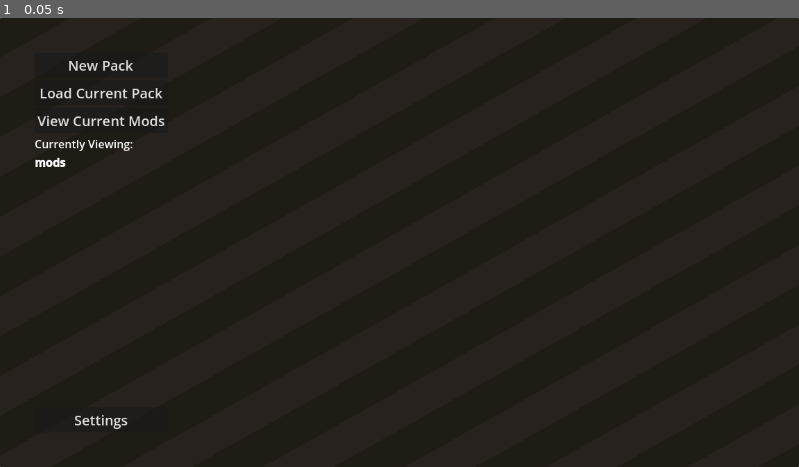
Above: before the commit, frame 1.
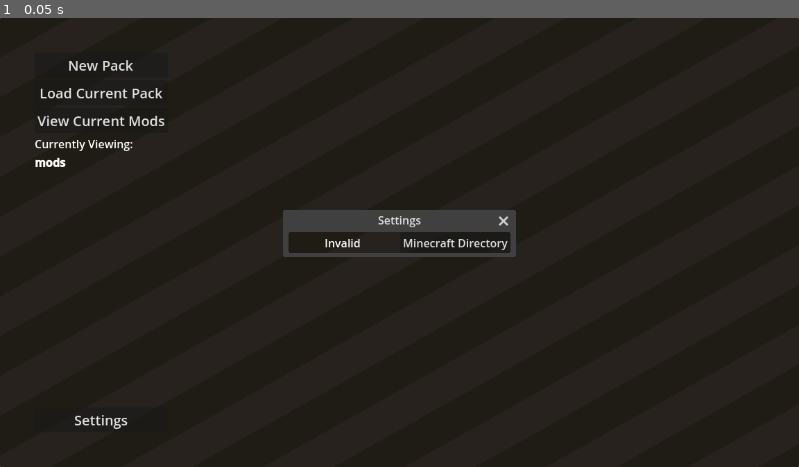
Above: after the commit, the same moment.

Repository: Shuflduf/minecraft-profile-handler
Game: Godot game, scene res://main.tscn
Two runs of this game, one before a commit and one after it. Both use one fixed random seed, a clock stepped at 60 frames per second and the inputs below.
Inputs:
- Up to frame 1 (0.05 s): no input

The runs differ from the first frame. In frame 1, 1.9% of the frame differs, in the area x 35-65%, y 42-54%.

Commit message:
theme all windows

Diff:
--- a/add_mods.gd
+++ b/add_mods.gd
@@ -27,17 +27,18 @@
 
 func _on_link_button_pressed() -> void:
 	var url: String = %LinkLineEdit.text
+	%LinkLineEdit.text = ""
 	if url.is_empty():
 		%LinkStatus.text = "Empty URL"
 		return
-	#elif !url.is_valid_filename():
-		#%LinkStatus.text = "Invalid URL"
-		#return
 	%LinkStatus.text = "Downloading..."
-	%HTTPRequest.request(%LinkLineEdit.text)
+	%HTTPRequest.request(url)
 	%HTTPRequest.download_file = get_parent().get_mods_path().strip_edges() + "/" + url.get_file()
 
 
-func _on_http_request_request_completed(_r, _r_code, _h, _b) -> void:
-	get_parent().pressed.emit.call_deferred()
-	%LinkStatus.text = "Download Finished"
+func _on_http_request_request_completed(_r, r_code, _h, _b) -> void:
+	if r_code == 200:
+		get_parent().pressed.emit()
+		%LinkStatus.text = "Download Finished"
+	else:
+		%LinkStatus.text = "Error: " + str(r_code)
--- a/main.tscn
+++ b/main.tscn
@@ -1,13 +1,73 @@
-[gd_scene load_steps=7 format=3 uid="uid://ogdojg6qm65c"]
+[gd_scene load_steps=10 format=3 uid="uid://ogdojg6qm65c"]
 
 [ext_resource type="Script" path="res://main.gd" id="1_qbov0"]
 [ext_resource type="Script" path="res://new_pack_dialog.gd" id="2_3vvqh"]
 [ext_resource type="PackedScene" uid="uid://c0drd5npyrnoi" path="res://profile_button.tscn" id="2_t7p04"]
 [ext_resource type="Script" path="res://settings.gd" id="4_8gqfh"]
-[ext_resource type="Shader" path="res://wave_full.gdshader" id="5_it2wd"]
+
+[sub_resource type="Shader" id="Shader_lv28n"]
+code = "shader_type canvas_item;
+
+uniform vec4 color_gap: source_color = vec4(0.25);
+uniform vec4 color_stripe: source_color = vec4(1.0, 0.75, 0.0, 1.0);
+uniform float divisions = 16.0; // increase for more stripe density
+uniform float stripe_bias = 2.0; // 1.0 means no stripes; 2.0 means stripes and gaps are equal size
+uniform float speed = 0.03;
+uniform float angle = 0.7854; // in radians
+
+
+void fragment() {
+    float w = cos(angle) * UV.x + sin(angle) * UV.y - speed * TIME;
+    if (floor(mod(w * divisions, stripe_bias)) < 0.0001) {
+        COLOR = color_gap;
+    } else {
+        COLOR = color_stripe;
+	}
+}"
+
+[sub_resource type="ShaderMaterial" id="ShaderMaterial_jsgj4"]
+resource_local_to_scene = true
+shader = SubResource("Shader_lv28n")
+shader_parameter/color_gap = Color(0.16, 0.11776, 0.0544, 1)
+shader_parameter/color_stripe = Color(0.23, 0.185533, 0.138, 1)
+shader_parameter/divisions = 2.945
+shader_parameter/stripe_bias = 2.0
+shader_parameter/speed = 0.03
+shader_parameter/angle = 0.43
+
+[sub_resource type="Shader" id="Shader_gxswx"]
+code = "shader_type canvas_item;
+
+uniform vec4 color_gap: source_color = vec4(0.25);
+uniform vec4 color_stripe: source_color = vec4(1.0, 0.75, 0.0, 1.0);
+uniform float divisions = 16.0; // increase for more stripe density
+uniform float stripe_bias = 2.0; // 1.0 means no stripes; 2.0 means stripes and gaps are equal size
+uniform float speed = 0.03;
+uniform float angle = 0.7854; // in radians
+
+
+void fragment() {
+    float w = cos(angle) * UV.x + sin(angle) * UV.y - speed * TIME;
+    if (floor(mod(w * divisions, stripe_bias)) < 0.0001) {
+        COLOR = color_gap;
+    } else {
+        COLOR = color_stripe;
+	}
+}"
+
+[sub_resource type="ShaderMaterial" id="ShaderMaterial_u36n0"]
+resource_local_to_scene = true
+shader = SubResource("Shader_gxswx")
+shader_parameter/color_gap = Color(0.16, 0.11776, 0.0544, 1)
+shader_parameter/color_stripe = Color(0.23, 0.185533, 0.138, 1)
+shader_parameter/divisions = 2.81
+shader_parameter/stripe_bias = 2.0
+shader_parameter/speed = 0.06
+shader_parameter/angle = 0.195
 
 [sub_resource type="ShaderMaterial" id="ShaderMaterial_b8iah"]
-shader = ExtResource("5_it2wd")
+resource_local_to_scene = true
+shader = SubResource("Shader_lv28n")
 shader_parameter/color_gap = Color(0.16, 0.11776, 0.0544, 1)
 shader_parameter/color_stripe = Color(0.23, 0.185533, 0.138, 1)
 shader_parameter/divisions = 16.0
@@ -110,7 +170,7 @@
 [node name="NewPackDialog" type="Window" parent="."]
 title = "New Pack"
 initial_position = 1
-size = Vector2i(295, 100)
+size = Vector2i(340, 80)
 visible = false
 unresizable = true
 force_native = true
@@ -122,7 +182,7 @@
 anchor_bottom = 1.0
 grow_horizontal = 2
 grow_vertical = 2
-theme_override_constants/separation = 25
+theme_override_constants/separation = 5
 alignment = 1
 
 [node name="Name" type="HBoxContainer" parent="NewPackDialog/VBoxContainer"]
@@ -153,12 +213,30 @@
 layout_mode = 2
 size_flags_horizontal = 3
 text = "Cancel"
+
+[node name="Stripes" type="Panel" parent="NewPackDialog"]
+z_index = -100
+material = SubResource("ShaderMaterial_jsgj4")
+anchors_preset = 15
+anchor_right = 1.0
+anchor_bottom = 1.0
+grow_horizontal = 2
+grow_vertical = 2
+mouse_filter = 2
+
+[node name="Darken" type="Panel" parent="NewPackDialog"]
+z_index = -100
+anchors_preset = 15
+anchor_right = 1.0
+anchor_bottom = 1.0
+grow_horizontal = 2
+grow_vertical = 2
+mouse_filter = 2
 
 [node name="Settings" type="Window" parent="."]
 title = "Settings"
 initial_position = 1
 size = Vector2i(320, 30)
-visible = false
 unresizable = true
 force_native = true
 script = ExtResource("4_8gqfh")
@@ -192,6 +270,25 @@
 access = 2
 show_hidden_files = true
 use_native_dialog = true
+
+[node name="Stripes" type="Panel" parent="Settings"]
+z_index = -100
+material = SubResource("ShaderMaterial_u36n0")
+anchors_preset = 15
+anchor_right = 1.0
+anchor_bottom = 1.0
+grow_horizontal = 2
+grow_vertical = 2
+mouse_filter = 2
+
+[node name="Darken" type="Panel" parent="Settings"]
+z_index = -100
+anchors_preset = 15
+anchor_right = 1.0
+anchor_bottom = 1.0
+grow_horizontal = 2
+grow_vertical = 2
+mouse_filter = 2
 
 [node name="Stripes" type="Panel" parent="."]
 z_index = -100
--- a/profile_button.tscn
+++ b/profile_button.tscn
@@ -9,6 +9,36 @@
 expand_margin_top = 5.0
 expand_margin_right = 5.0
 expand_margin_bottom = 5.0
+
+[sub_resource type="Shader" id="Shader_lv28n"]
+code = "shader_type canvas_item;
+
+uniform vec4 color_gap: source_color = vec4(0.25);
+uniform vec4 color_stripe: source_color = vec4(1.0, 0.75, 0.0, 1.0);
+uniform float divisions = 16.0; // increase for more stripe density
+uniform float stripe_bias = 2.0; // 1.0 means no stripes; 2.0 means stripes and gaps are equal size
+uniform float speed = 0.03;
+uniform float angle = 0.7854; // in radians
+
+
+void fragment() {
+    float w = cos(angle) * UV.x + sin(angle) * UV.y - speed * TIME;
+    if (floor(mod(w * divisions, stripe_bias)) < 0.0001) {
+        COLOR = color_gap;
+    } else {
+        COLOR = color_stripe;
+	}
+}"
+
+[sub_resource type="ShaderMaterial" id="ShaderMaterial_ko7ml"]
+resource_local_to_scene = true
+shader = SubResource("Shader_lv28n")
+shader_parameter/color_gap = Color(0.16, 0.11776, 0.0544, 1)
+shader_parameter/color_stripe = Color(0.23, 0.185533, 0.138, 1)
+shader_parameter/divisions = 2.81
+shader_parameter/stripe_bias = 2.0
+shader_parameter/speed = 0.06
+shader_parameter/angle = 0.195
 
 [node name="Panel" type="PanelContainer"]
 anchors_preset = 15
@@ -52,6 +82,25 @@
 grow_vertical = 2
 expand_to_text_length = true
 
+[node name="Stripes" type="Panel" parent="ChangeName"]
+z_index = -100
+material = SubResource("ShaderMaterial_ko7ml")
+anchors_preset = 15
+anchor_right = 1.0
+anchor_bottom = 1.0
+grow_horizontal = 2
+grow_vertical = 2
+mouse_filter = 2
+
+[node name="Darken" type="Panel" parent="ChangeName"]
+z_index = -100
+anchors_preset = 15
+anchor_right = 1.0
+anchor_bottom = 1.0
+grow_horizontal = 2
+grow_vertical = 2
+mouse_filter = 2
+
 [node name="AddMods" type="Window" parent="."]
 title = "Add Mods"
 initial_position = 1
@@ -67,11 +116,10 @@
 anchor_bottom = 1.0
 grow_horizontal = 2
 grow_vertical = 2
-current_tab = 2
+current_tab = 0
 tab_focus_mode = 0
 
 [node name="Drop" type="Control" parent="AddMods/TabContainer"]
-visible = false
 layout_mode = 2
 metadata/_tab_index = 0
 
@@ -107,12 +155,14 @@
 
 [node name="FileDialog" type="FileDialog" parent="AddMods/TabContainer/Select"]
 title = "Open File(s)"
+size = Vector2i(324, 180)
 ok_button_text = "Open"
 file_mode = 1
 access = 2
 use_native_dialog = true
 
 [node name="Link" type="Control" parent="AddMods/TabContainer"]
+visible = false
 layout_mode = 2
 metadata/_tab_index = 2
 
@@ -129,6 +179,7 @@
 unique_name_in_owner = true
 layout_mode = 2
 size_flags_horizontal = 4
+focus_mode = 1
 placeholder_text = "Link Here"
 alignment = 1
 expand_to_text_length = true
@@ -136,6 +187,7 @@
 [node name="LinkButton" type="Button" parent="AddMods/TabContainer/Link/VBoxContainer"]
 layout_mode = 2
 size_flags_horizontal = 4
+focus_mode = 0
 text = "Download"
 
 [node name="LinkStatus" type="Label" parent="AddMods/TabContainer/Link/VBoxContainer"]
@@ -147,6 +199,25 @@
 [node name="HTTPRequest" type="HTTPRequest" parent="AddMods/TabContainer/Link"]
 unique_name_in_owner = true
 use_threads = true
+
+[node name="Stripes" type="Panel" parent="AddMods"]
+z_index = -100
+material = SubResource("ShaderMaterial_ko7ml")
+anchors_preset = 15
+anchor_right = 1.0
+anchor_bottom = 1.0
+grow_horizontal = 2
+grow_vertical = 2
+mouse_filter = 2
+
+[node name="Darken" type="Panel" parent="AddMods"]
+z_index = -100
+anchors_preset = 15
+anchor_right = 1.0
+anchor_bottom = 1.0
+grow_horizontal = 2
+grow_vertical = 2
+mouse_filter = 2
 
 [connection signal="gui_input" from="." to="." method="_on_gui_input"]
 [connection signal="index_pressed" from="RightClick" to="." method="_on_right_click_index_pressed"]
Not shown: 1 places in profile_button.tscn that only renumber resources
